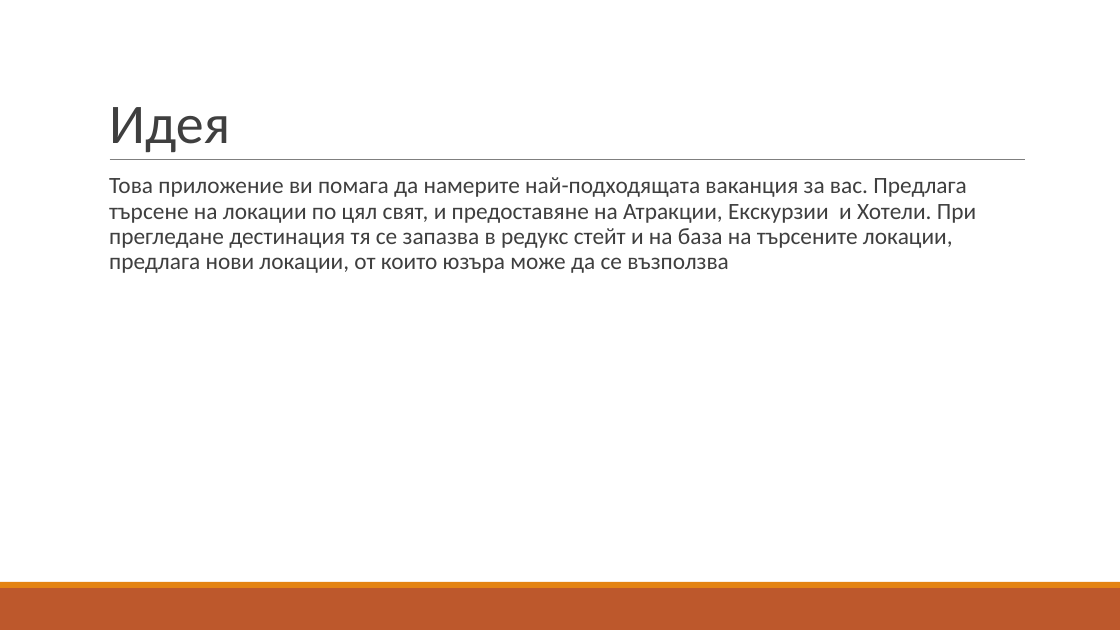
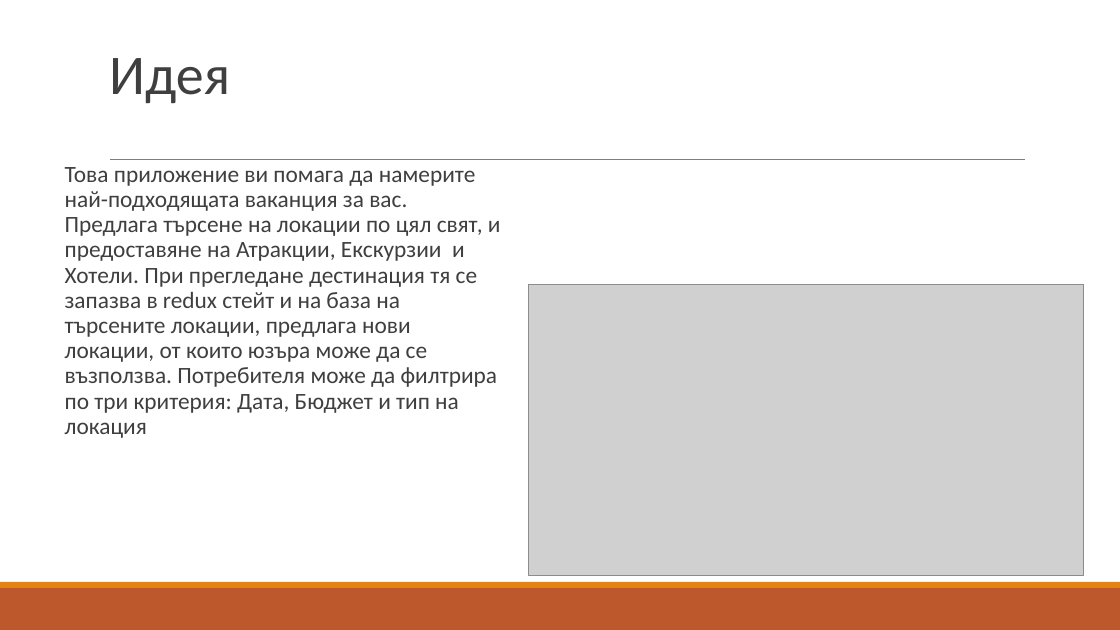
Before and after one commit to dan4inatora/JSA_TravelFinderApp, a slide deck: slide 2 of docs/React_Node_Express_presentation_71818.pptx. Drawn at 1120x630 pixels with LibreOffice and Linux fonts; fonts in the diff are those of the drawing; grey boxes stand for pictures. Boxes give left, top, right and bottom in pixels: in the first picture for what was removed or moved away, otherwise in the second. Text is boxed around its words. In the diff, an @@ line names an element or a change of style, - is before the commit and + after.

```diff
--- a/docs/React_Node_Express_presentation_71818.pptx
+++ b/docs/React_Node_Express_presentation_71818.pptx
@@ title "Идея": place and size @@
-title "Идея" at [109,107,230,152]
+title "Идея" at [109,58,230,103]
@@ text at [65,167,501,438]: text changed @@
-  Това приложение ви помага да намерите най-подходящата ваканция за вас. Предлага търсене на локации по цял свят, и предоставяне на Атракции, Екскурзии и Хотели. При прегледане дестинация тя се запазва в редукс стейт и на база на търсените локации, предлага нови локации, от които юзъра може да се възползва
+  Това приложение ви помага да намерите най-подходящата ваканция за вас. Предлага търсене на локации по цял свят, и предоставяне на Атракции, Екскурзии и Хотели. При прегледане дестинация тя се запазва в redux стейт и на база на търсените локации, предлага нови локации, от които юзъра може да се възползва. Потребителя може да филтрира по три критерия: Дата, Бюджет и тип на локация
@@ picture added at [529,284,1084,576] @@
```
Also in this commit, not shown: 1 other slide changed, 27 other files.
